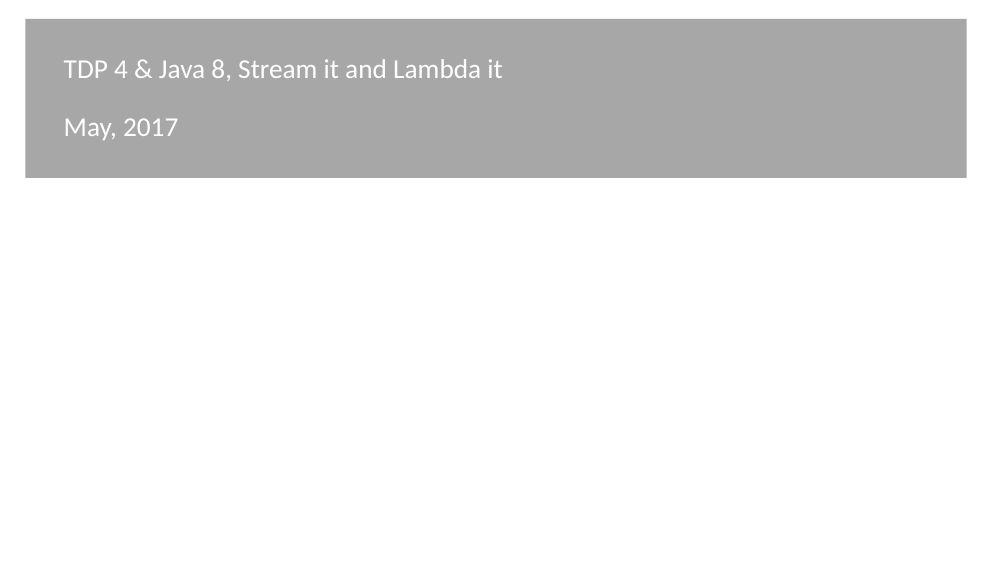
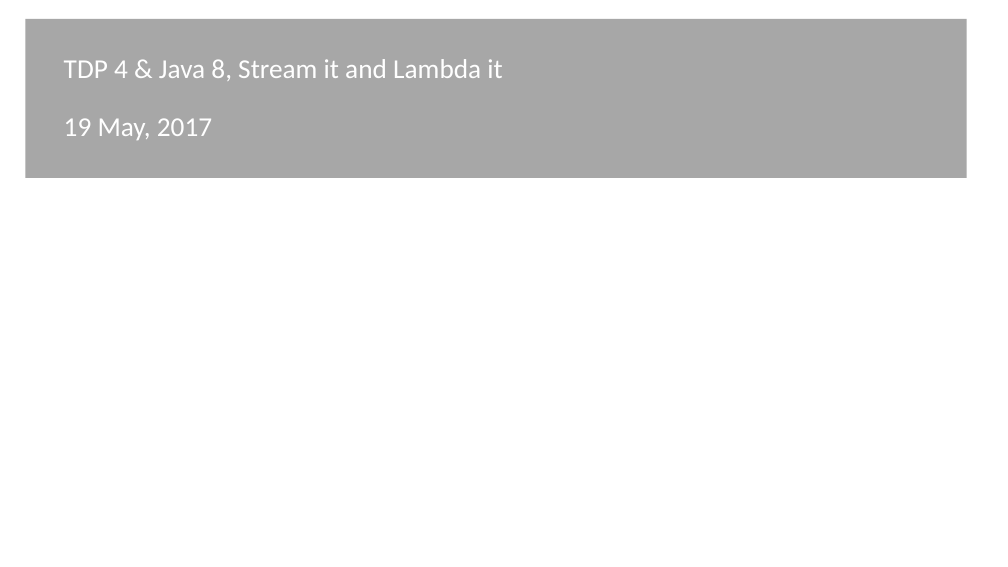
Before and after one commit to shaojie-xu-kp/Java8_lunch_learn, a slide deck: slide 1 of Java 8 & TDP.pptx. Drawn at 1008x567 pixels with LibreOffice and Linux fonts; fonts in the diff are those of the drawing; background and template pictures are left out. Boxes give left, top, right and bottom in pixels: in the first picture for what was removed or moved away, otherwise in the second. Text is boxed around its words. In the diff, an @@ line names an element or a change of style, - is before the commit and + after.

```diff
--- a/Java 8 & TDP.pptx
+++ b/Java 8 & TDP.pptx
@@ text at [64, 118, 212, 140]: text changed @@
-May, 2017
+19 May, 2017
```
Also in this commit, not shown: 10 other slides changed, 2 slides added, 3 slides removed.
